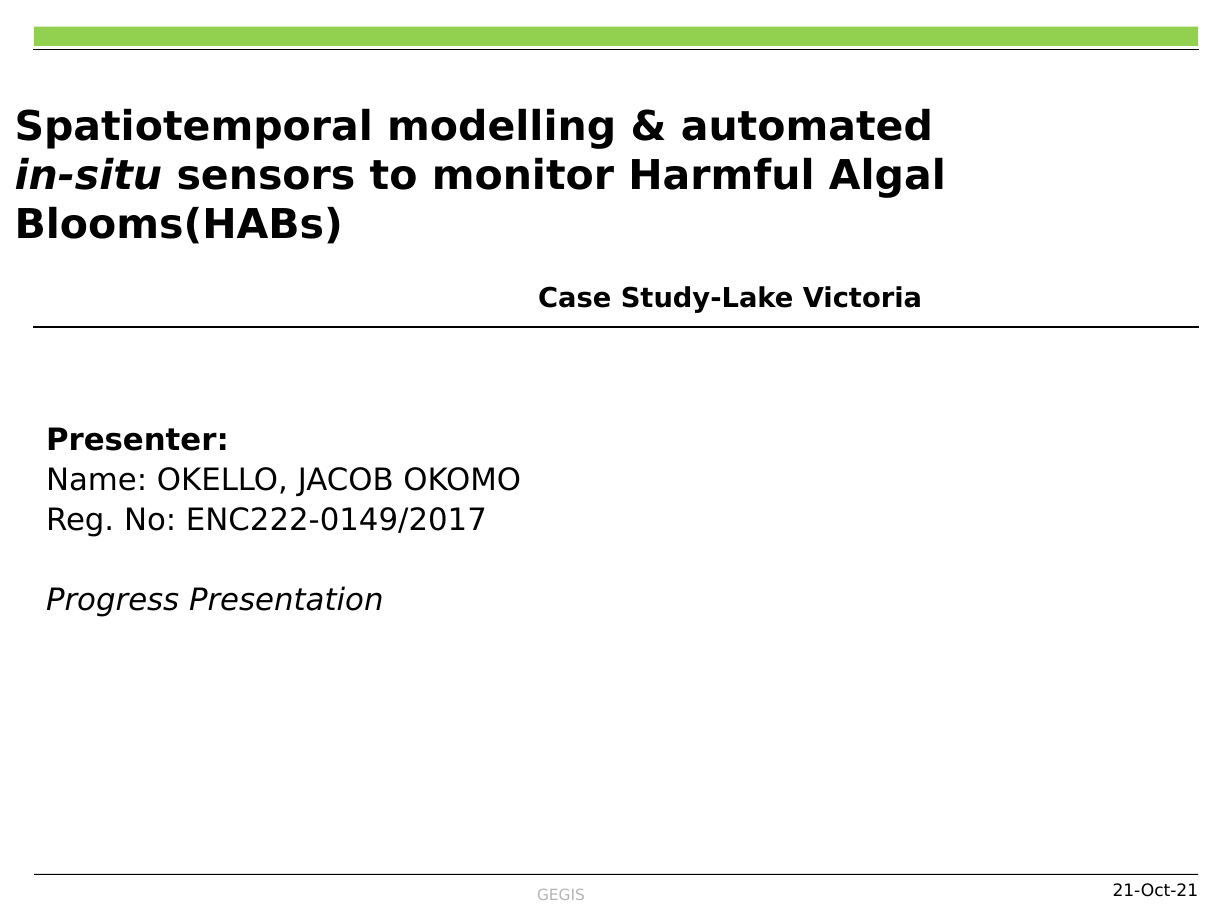
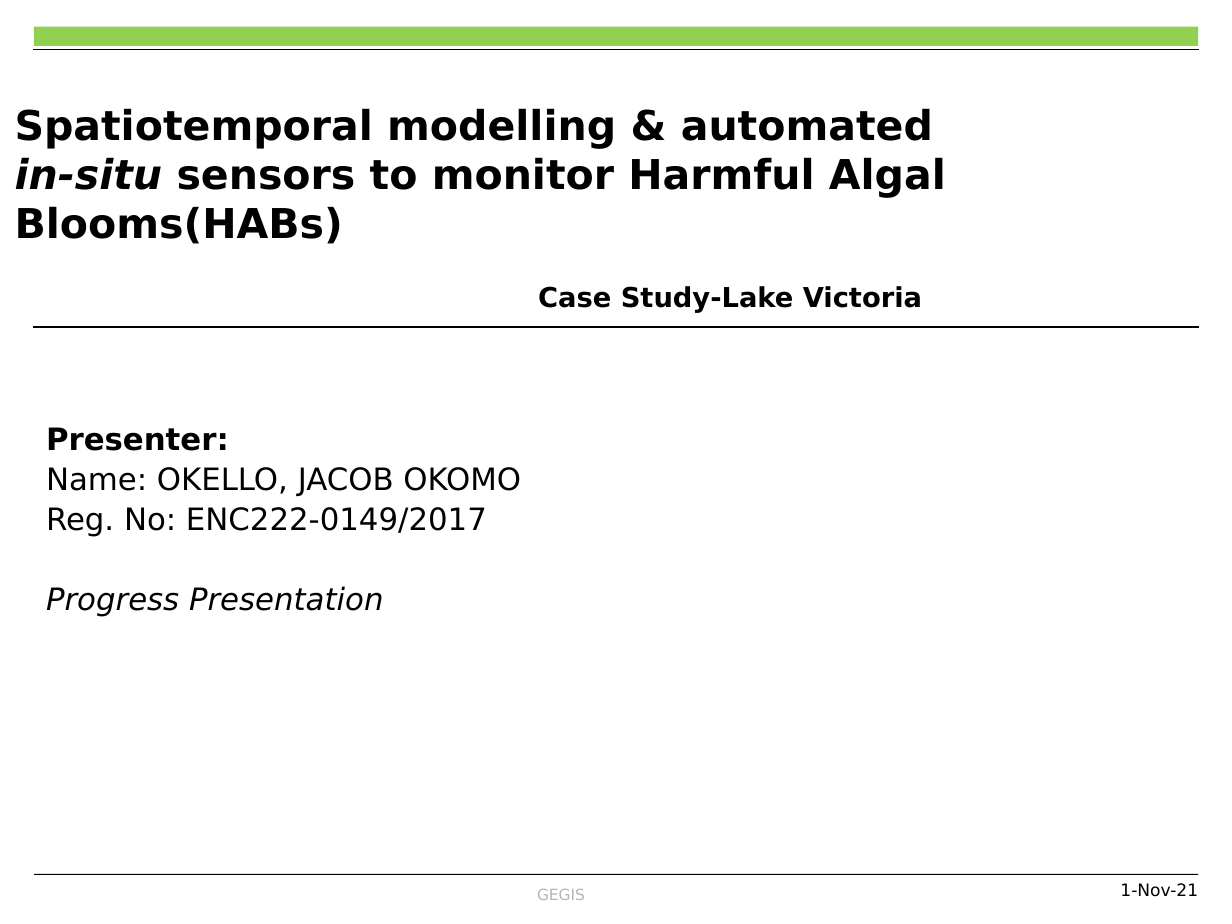
Before and after one commit to OkomoJacob/FinalYearProject, a slide deck: slide 1 of Dr. E Nduati, Superviser/Submissions/ENC222-0149_2017_OKOMO_JACOB_1234_Progress_2.pptx. Drawn at 1232x924 pixels with LibreOffice and Linux fonts; fonts in the diff are those of the drawing; background and template pictures are left out. Boxes give left, top, right and bottom in pixels: in the first picture for what was removed or moved away, otherwise in the second. Text is boxed around its words. In the diff, an @@ line names an element or a change of style, - is before the commit and + after.

Commit message:
Progress 2 Ppt, accepted file

```diff
--- a/Dr. E Nduati, Superviser/Submissions/ENC222-0149_2017_OKOMO_JACOB_1234_Progress_2.pptx
+++ b/Dr. E Nduati, Superviser/Submissions/ENC222-0149_2017_OKOMO_JACOB_1234_Progress_2.pptx
@@ text at [1120, 883, 1198, 897]: text changed @@
-21-Oct-21
+1-Nov-21
```
